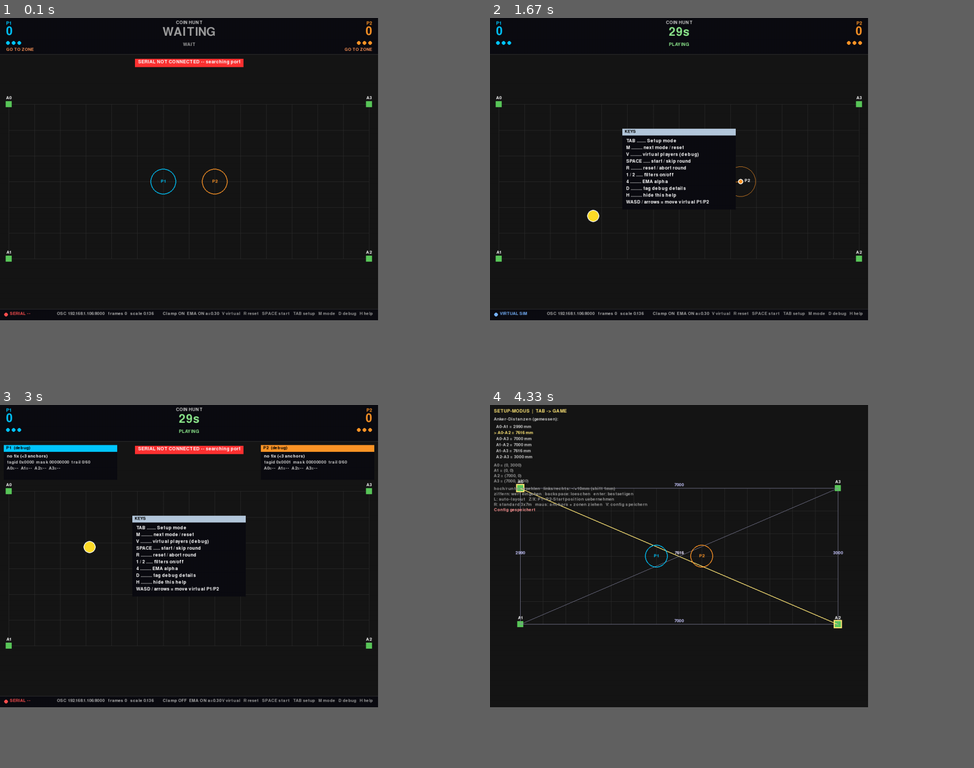
Above: before the commit, frames 1-4 (two rows, left to right).
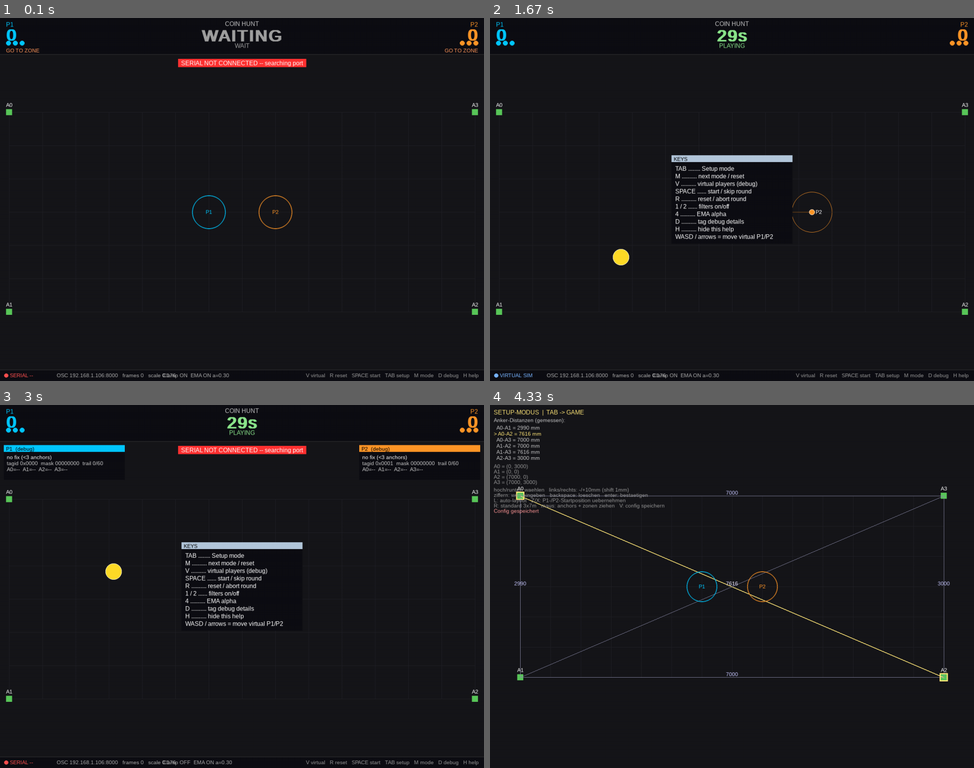
Above: after the commit, the same moments.

Repository: siflueckiger/WeAre.U
Game: pygame game, started from sender_py/main.py
Same seed, same stepped clock (60 frames per second), same inputs: the game is played once before the commit and once after it.
Inputs (mouse positions are in pixels of both pictures, inside the frame that each line leads up to):
- Up to frame 1 (0.1 s): no input
- Up to frame 2 (1.67 s): tap Space at 0.33, 1.07, 1.37 s; tap V at 0.67 s; hold Right 1-1.47 s; move the mouse to (732, 243) at 1.03 s; tap H at 1.5 s
- Up to frame 3 (3 s): hold Up 1.83-2.13 s; move the mouse to (174, 510) at 1.87 s; tap Space at 1.9, 2.23, 2.53 s; tap 1 at 1.98 s; hold Right 2.17-2.63 s; move the mouse to (338, 557) at 2.2 s; tap V at 2.32 s; tap D at 2.67 s
- Up to frame 4 (4.33 s): tap Tab at 3 s; hold Left 3.33-3.87 s; move the mouse to (915, 452) at 3.37 s; tap Space at 3.4, 3.7, 4.3 s; tap V at 3.48 s; click (562, 488) at 3.95 s; hold Down from 4.23 s (still down); move the mouse to (707, 452) at 4.27 s
In our replay, the window is 703x562 before the commit and 900x675 after it. These sizes can differ from the game's own. Grey fills any space a smaller window leaves; there, only what the larger window draws over its background counts as a difference.

The runs differ from the first frame. In frame 1, 2.8% of the frame differs, in the area x 0-99%, y 0-100%; in frame 2, 4.4%; in frame 3, 6.4%, in the area x 0-100%, y 0-100%; in frame 4, 4.2%.

Commit message:
feat: oob life deduction, hazard deflection and crisp sender graphics

Diff:
--- a/sender_py/engine.py
+++ b/sender_py/engine.py
@@ -81,8 +81,11 @@
             for i in range(2):
                 self.oob_countdown[i] = float(self.OOB_TIMEOUT_S)
                 self.oob_active[i] = False
-            self.round_winner = -1
             self.time_left = self.READY_S if s == STATE_READY else 0.0
+            # reset the winner only when preparing a new round, never on
+            # GAMEOVER (a forced winner such as "ran out of lives" must survive)
+            if s in (STATE_WAIT, STATE_READY):
+                self.round_winner = -1
             self.mode.on_round_end()
         print("game state ->", self.state_name())
 
--- a/sender_py/gui.py
+++ b/sender_py/gui.py
@@ -2,28 +2,32 @@
 
 Layout: unified header (P1 | center | P2), a completely free playing field,
 floating warnings only when active, and a compact status footer.
+
+Rendering uses antialiased primitives (pygame.gfxdraw / aaline) and real vector
+fonts so it looks crisp instead of pixelated.
 """
 
 import math
 import time
 
 import pygame
+import pygame.gfxdraw
 
 from shared.protocol import (
     STATE_WAIT, STATE_READY, STATE_PLAYING, STATE_GAMEOVER,
     START_ZONE_RADIUS_MM, C_P1, C_P2, TAG0_ID, TAG1_ID, TRAIL_MAX,
 )
 
-W, H = 1000, 800
+W, H = 1280, 960
 HEADER_H = 96
 FOOTER_H = 30
 
 MODE_GAME = 0
 MODE_SETUP = 1
 
-F_BG = (12, 12, 18)
-F_PANEL = (12, 12, 18)
-GRID = (45, 45, 45)
+F_BG = (22, 22, 26)
+F_PANEL = (14, 14, 20)
+GRID = (34, 34, 40)
 ANCHOR = (90, 200, 90)
 
 STATE_COLORS = {
@@ -37,10 +41,16 @@
 class Gui:
     def __init__(self):
         pygame.font.init()
-        self.font = pygame.font.SysFont(None, 18)
-        self.font_small = pygame.font.SysFont(None, 16)
-        self.font_big = pygame.font.SysFont(None, 46)
-        self.font_mid = pygame.font.SysFont(None, 26)
+        path = (pygame.font.match_font("helvetica")
+                or pygame.font.match_font("arial")
+                or pygame.font.match_font("dejavusans"))
+        self.font = pygame.font.Font(path, 16)
+        self.font_small = pygame.font.Font(path, 14)
+        self.font_mid = pygame.font.Font(path, 24)
+        self.font_mid.set_bold(True)
+        self.font_big = pygame.font.Font(path, 44)
+        self.font_big.set_bold(True)
+        self.w, self.h = W, H
         self.s = 1.0
         self.ox = 0.0
         self.oy = 0.0
@@ -57,10 +67,10 @@
         if h < 1:
             h = 1000
         if app.app_mode == MODE_GAME:
-            top, bottom, side = HEADER_H + 16, H - FOOTER_H - 16, 24
-        else:
-            top, bottom, side = 80, H - 80, 80
-        avail_w = W - 2 * side
+            top, bottom, side = HEADER_H + 16, self.h - FOOTER_H - 16, 24
+        else:
+            top, bottom, side = 80, self.h - 80, 80
+        avail_w = self.w - 2 * side
         avail_h = bottom - top
         self.s = min(avail_w / w, avail_h / h)
         field_top = top + (avail_h - h * self.s) / 2
@@ -70,7 +80,30 @@
     def scr(self, x, y):
         return (self.ox + x * self.s, self.oy - y * self.s)
 
-    # ============================ primitives ============================
+    # ============================ antialiased primitives ============================
+    def disc(self, surface, color, x, y, r):
+        r = max(1, int(round(r)))
+        x, y = int(round(x)), int(round(y))
+        pygame.gfxdraw.filled_circle(surface, x, y, r, color)
+        pygame.gfxdraw.aacircle(surface, x, y, r, color)
+
+    def ring(self, surface, color, x, y, r, width=2):
+        r = max(1, int(round(r)))
+        x, y = int(round(x)), int(round(y))
+        for i in range(max(1, int(width))):
+            rr = r - i
+            if rr < 0:
+                break
+            pygame.gfxdraw.aacircle(surface, x, y, rr, color)
+
+    def line(self, surface, color, a, b, width=1):
+        a = (int(round(a[0])), int(round(a[1])))
+        b = (int(round(b[0])), int(round(b[1])))
+        if width <= 1:
+            pygame.draw.aaline(surface, color, a, b)
+        else:
+            pygame.draw.line(surface, color, a, b, width)
+
     def panel(self, surface, x, y, w, h, title, title_col):
         pygame.draw.rect(surface, F_PANEL, (x, y, w, h))
         pygame.draw.rect(surface, title_col, (x, y, w, 18))
@@ -81,7 +114,8 @@
     def draw(self, surface, app):
         self.surface = surface
         self.app = app
-        surface.fill((22, 22, 22))
+        self.w, self.h = surface.get_size()
+        surface.fill(F_BG)
         self.compute_transform(app)
         self.draw_grid(surface, app)
         self.draw_anchors(surface, app)
@@ -111,15 +145,11 @@
         step = 500
         gx = math.floor(minx / step) * step
         while gx <= maxx:
-            a = self.scr(gx, miny)
-            b = self.scr(gx, maxy)
-            pygame.draw.line(surface, GRID, a, b, 1)
+            self.line(surface, GRID, self.scr(gx, miny), self.scr(gx, maxy))
             gx += step
         gy = math.floor(miny / step) * step
         while gy <= maxy:
-            a = self.scr(minx, gy)
-            b = self.scr(maxx, gy)
-            pygame.draw.line(surface, GRID, a, b, 1)
+            self.line(surface, GRID, self.scr(minx, gy), self.scr(maxx, gy))
             gy += step
 
     def draw_anchors(self, surface, app):
@@ -130,14 +160,13 @@
             surface.blit(t, t.get_rect(midbottom=(p[0], p[1] - 10)))
 
     def draw_start_zones(self, surface, app):
-        from shared.protocol import STATE_WAIT, STATE_READY
         if app.engine.state not in (STATE_WAIT, STATE_READY):
             return
         for zone, label, c in ((app.engine.p1_start, "P1", C_P1),
                                (app.engine.p2_start, "P2", C_P2)):
             q = self.scr(zone[0], zone[1])
-            r = max(1, int(START_ZONE_RADIUS_MM * self.s))
-            pygame.draw.circle(surface, c, (int(q[0]), int(q[1])), r, 2)
+            r = max(1, START_ZONE_RADIUS_MM * self.s)
+            self.ring(surface, c, q[0], q[1], r, 2)
             s = self.font_small.render(label, True, c)
             surface.blit(s, s.get_rect(center=(int(q[0]), int(q[1]))))
 
@@ -153,12 +182,12 @@
                 f = 15 + (i - 1) * (200 - 15) / max(1, n - 2)
                 a = f if not stale else f * 90 / 255
                 col = tuple(int(c * a / 220) for c in color)
-                pygame.draw.line(surface, col, pts[i - 1], pts[i], 2)
+                self.line(surface, col, pts[i - 1], pts[i])
         if t.pos is not None:
             p = self.scr(t.pos[0], t.pos[1])
             col = color if not stale else tuple(int(c * 90 / 255) for c in color)
-            pygame.draw.circle(surface, col, (int(p[0]), int(p[1])), 7)
-            pygame.draw.circle(surface, (255, 255, 255), (int(p[0]), int(p[1])), 7, 2)
+            self.disc(surface, col, p[0], p[1], 7)
+            self.ring(surface, (255, 255, 255), p[0], p[1], 7, 1)
             s = self.font_small.render(label, True, (255, 255, 255))
             surface.blit(s, (p[0] + 10, p[1] - 8))
 
@@ -167,15 +196,15 @@
             if not e.visible:
                 continue
             x, y = self.scr(e.x, e.y)
-            r = max(2, int(e.radius * self.s))
+            r = max(2, e.radius * self.s)
             typ = e.type
-            if typ == "enemy" or typ == "obstacle":
+            if typ in ("enemy", "obstacle"):
                 pygame.draw.rect(surface, e.color, (x - r, y - r, 2 * r, 2 * r))
-            elif typ == "powerup" or typ == "zone":
-                pygame.draw.circle(surface, e.color, (int(x), int(y)), r, 3)
+            elif typ in ("powerup", "zone"):
+                self.ring(surface, e.color, x, y, r, 3)
             else:
-                pygame.draw.circle(surface, e.color, (int(x), int(y)), r)
-                pygame.draw.circle(surface, (255, 255, 255), (int(x), int(y)), r, 2)
+                self.disc(surface, e.color, x, y, r)
+                self.ring(surface, (255, 255, 255), x, y, r, 1)
             if e.label:
                 s = self.font_small.render(e.label, True, (255, 255, 255))
                 surface.blit(s, s.get_rect(center=(int(x), int(y))))
@@ -185,8 +214,7 @@
         if t is None or t.pos is None:
             return
         q = self.scr(t.pos[0], t.pos[1])
-        r = max(1, int(radius_mm * self.s))
-        pygame.draw.circle(self.surface, color, (int(q[0]), int(q[1])), r, 1)
+        self.ring(self.surface, color, q[0], q[1], max(1, radius_mm * self.s), 1)
 
     def draw_oob_markers(self, surface, app):
         for i, tid in ((0, TAG0_ID), (1, TAG1_ID)):
@@ -196,8 +224,8 @@
             if t is None or t.pos is None:
                 continue
             p = self.scr(t.pos[0], t.pos[1])
-            r = max(20, int(40 * self.s))
-            pygame.draw.circle(surface, (255, 60, 60), (int(p[0]), int(p[1])), r, 4)
+            r = max(20, 40 * self.s)
+            self.ring(surface, (255, 60, 60), p[0], p[1], r, 4)
             s = self.font_small.render("GO BACK! %ds" % int(app.engine.oob_countdown[i] + 0.999),
                                        True, (255, 80, 80))
             surface.blit(s, s.get_rect(midbottom=(p[0], p[1] - r - 4)))
@@ -205,23 +233,23 @@
     # ============================ header ============================
     def draw_header(self, surface, app):
         eng = app.engine
-        pygame.draw.rect(surface, F_PANEL, (0, 0, W, HEADER_H))
-        pygame.draw.line(surface, (60, 60, 60), (0, HEADER_H), (W, HEADER_H))
+        pygame.draw.rect(surface, F_PANEL, (0, 0, self.w, HEADER_H))
+        pygame.draw.line(surface, (60, 60, 60), (0, HEADER_H), (self.w, HEADER_H))
         sc = STATE_COLORS.get(eng.state, (255, 255, 255))
 
         mode_t = self.font.render(eng.mode.display_name.upper(), True, (200, 200, 200))
-        surface.blit(mode_t, mode_t.get_rect(midtop=(W // 2, 6)))
+        surface.blit(mode_t, mode_t.get_rect(midtop=(self.w // 2, 6)))
         big = self.font_big.render(self._center_value(app), True, sc)
-        surface.blit(big, big.get_rect(midtop=(W // 2, 22)))
+        surface.blit(big, big.get_rect(midtop=(self.w // 2, 22)))
         st = self.font.render(eng.state_name(), True, sc)
-        surface.blit(st, st.get_rect(midtop=(W // 2, HEADER_H - 32)))
+        surface.blit(st, st.get_rect(midtop=(self.w // 2, HEADER_H - 32)))
         lines = eng.mode.hud_lines()
         if lines:
             lt = self.font_small.render("    ".join(lines), True, (235, 210, 150))
-            surface.blit(lt, lt.get_rect(midtop=(W // 2, HEADER_H - 15)))
+            surface.blit(lt, lt.get_rect(midtop=(self.w // 2, HEADER_H - 15)))
 
         self.draw_header_player(surface, app, 0, 16)
-        self.draw_header_player(surface, app, 1, W - 16)
+        self.draw_header_player(surface, app, 1, self.w - 16)
 
     def _center_value(self, app):
         eng = app.engine
@@ -249,16 +277,16 @@
         lives = eng.mode.player_lives(p)
         pip_y = 66
         if lives >= 0:
-            pip_r, gap = 5, 5
+            pip_r, gap = 6, 6
             n = max(1, lives)
             total = n * 2 * pip_r + (n - 1) * gap
             sx = x if left else x - total
             for i in range(n):
-                cx = int(sx + pip_r + i * (2 * pip_r + gap))
+                cx = sx + pip_r + i * (2 * pip_r + gap)
                 if i < lives:
-                    pygame.draw.circle(surface, c, (cx, pip_y), pip_r)
+                    self.disc(surface, c, cx, pip_y, pip_r)
                 else:
-                    pygame.draw.circle(surface, tuple(int(v * 0.3) for v in c), (cx, pip_y), pip_r, 1)
+                    self.ring(surface, tuple(int(v * 0.35) for v in c), cx, pip_y, pip_r, 1)
 
         if eng.state in (STATE_WAIT, STATE_READY):
             inz = eng.in_zone(eng.tags.get(TAG0_ID if p == 0 else TAG1_ID),
@@ -278,7 +306,7 @@
             warns.append(("SERIAL NOT CONNECTED -- searching port", (255, 50, 50)))
         elif not app.virtual.on and app.tracker.last_frame_ms and now_ms() - app.tracker.last_frame_ms > 2000:
             warns.append(("NO TAG DATA FOR >2s", (255, 50, 50)))
-        for i in (app.tracker.seen_ids):
+        for i in app.tracker.seen_ids:
             if i not in (TAG0_ID, TAG1_ID):
                 warns.append(("UNKNOWN TagID 0x%04X -- check TAG0_ID/TAG1_ID" % i, (255, 160, 40)))
                 break
@@ -291,15 +319,15 @@
         for text, col in warns:
             t = self.font.render(text, True, (255, 255, 255))
             pad = 8
-            x = W // 2 - t.get_width() // 2 - pad
+            x = self.w // 2 - t.get_width() // 2 - pad
             pygame.draw.rect(surface, col, (x, y, t.get_width() + 2 * pad, 22))
             surface.blit(t, (x + pad, y + 2))
             y += 26
 
     def draw_footer(self, surface, app):
-        fy = H - FOOTER_H
-        pygame.draw.rect(surface, F_PANEL, (0, fy, W, FOOTER_H))
-        pygame.draw.line(surface, (60, 60, 60), (0, fy), (W, fy))
+        fy = self.h - FOOTER_H
+        pygame.draw.rect(surface, F_PANEL, (0, fy, self.w, FOOTER_H))
+        pygame.draw.line(surface, (60, 60, 60), (0, fy), (self.w, fy))
         cy = fy + FOOTER_H // 2
 
         if app.virtual.on:
@@ -308,7 +336,7 @@
             dot, serial = (255, 80, 80), "SERIAL --"
         else:
             dot, serial = (120, 230, 120), "SERIAL OK"
-        pygame.draw.circle(surface, dot, (16, cy), 5)
+        self.disc(surface, dot, 16, cy, 5)
         t = self.font_small.render(serial, True, dot)
         surface.blit(t, (26, cy - 8))
 
@@ -321,12 +349,12 @@
 
         hint = "V virtual   R reset   SPACE start   TAB setup   M mode   D debug   H help"
         ht = self.font_small.render(hint, True, (150, 150, 150))
-        surface.blit(ht, ht.get_rect(topright=(W - 14, cy - 8)))
+        surface.blit(ht, ht.get_rect(topright=(self.w - 14, cy - 8)))
 
     def draw_debug_cards(self, surface, app):
-        w, h, y = 300, 92, HEADER_H + 10
+        w, h, y = 320, 92, HEADER_H + 10
         self.draw_debug_card(surface, app, TAG0_ID, "P1", C_P1, 10, y, w, h)
-        self.draw_debug_card(surface, app, TAG1_ID, "P2", C_P2, W - 10 - w, y, w, h)
+        self.draw_debug_card(surface, app, TAG1_ID, "P2", C_P2, self.w - 10 - w, y, w, h)
 
     def draw_debug_card(self, surface, app, tid, label, c, x, y, w, h):
         self.panel(surface, x, y, w, h, label + "  (debug)", c)
@@ -358,11 +386,11 @@
             "H .......... hide this help",
             "WASD / arrows = move virtual P1/P2",
         ]
-        w, h = 300, 24 + len(lines) * 18 + 10
-        x, y = W // 2 - w // 2, H // 2 - h // 2
+        w, h = 320, 24 + len(lines) * 20 + 10
+        x, y = self.w // 2 - w // 2, self.h // 2 - h // 2
         self.panel(surface, x, y, w, h, "KEYS", (180, 200, 220))
         for i, ln in enumerate(lines):
-            surface.blit(self.font.render(ln, True, (255, 255, 255)), (x + 10, y + 26 + i * 18))
+            surface.blit(self.font.render(ln, True, (255, 255, 255)), (x + 10, y + 26 + i * 20))
 
     def draw_invuln_blink(self, tid, seconds):
         if seconds <= 0:
@@ -373,7 +401,7 @@
         if t is None or t.pos is None:
             return
         p = self.scr(t.pos[0], t.pos[1])
-        pygame.draw.circle(self.surface, (255, 255, 255), (int(p[0]), int(p[1])), 17, 3)
+        self.ring(self.surface, (255, 255, 255), p[0], p[1], 18, 3)
 
 
 def _onoff(v):
--- a/sender_py/main.py
+++ b/sender_py/main.py
@@ -198,8 +198,9 @@
 
 def run_gui(app):
     import pygame
+    from sender_py.gui import W as GUI_W, H as GUI_H
     pygame.init()
-    screen = pygame.display.set_mode((1000, 800))
+    screen = pygame.display.set_mode((GUI_W, GUI_H), pygame.RESIZABLE)
     pygame.display.set_caption("sender")
     clock = pygame.time.Clock()
     app.virtual.bind(pygame.K_w, pygame.K_a, pygame.K_s, pygame.K_d,
--- a/sender_py/modes/coin_hunt.py
+++ b/sender_py/modes/coin_hunt.py
@@ -103,6 +103,20 @@
         self.next_coin_double = False
         self.powerup_timer = float(self.POWERUP_INTERVAL_S)
         self.spawn_coin()
+
+    # Out of bounds costs one life (not the round). The player gets a fresh
+    # warning window; only at 0 lives does the round end.
+    def on_player_out(self, player):
+        self.lives[player] -= 1
+        self.invuln[player] = self.INVULN_S
+        print("P%d out of bounds! -1 life, remaining: %d" % (player + 1, self.lives[player]))
+        self.engine.osc.hit(player, self.INVULN_S)
+        self.engine.oob_countdown[player] = float(self.engine.OOB_TIMEOUT_S)
+        self.engine.oob_active[player] = False
+        if self.lives[player] <= 0:
+            self.engine.round_winner = 2 if player == 0 else 1
+            print("P%d ran out of lives (out of bounds) -> round over" % (player + 1))
+            self.engine.request_end()
 
     def update(self, dt):
         self.tick_timers(dt)
Not shown, changed: docs/osc-protocol.md
Not shown, changed: sender/Core_GameMode.pde
Not shown, changed: sender/Mode_CoinHunt.pde
